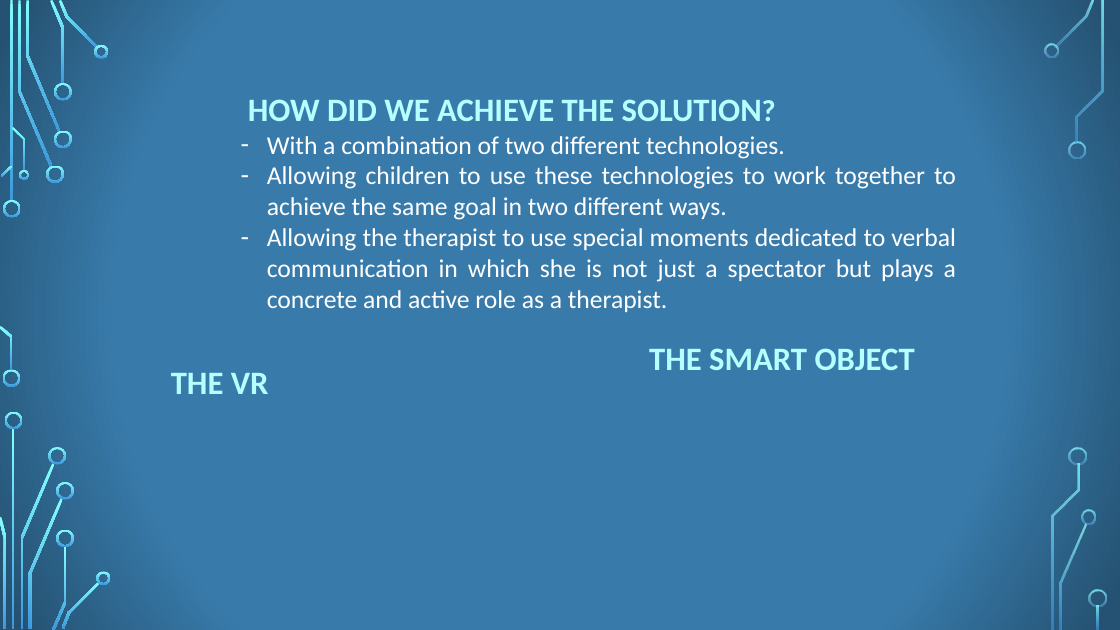
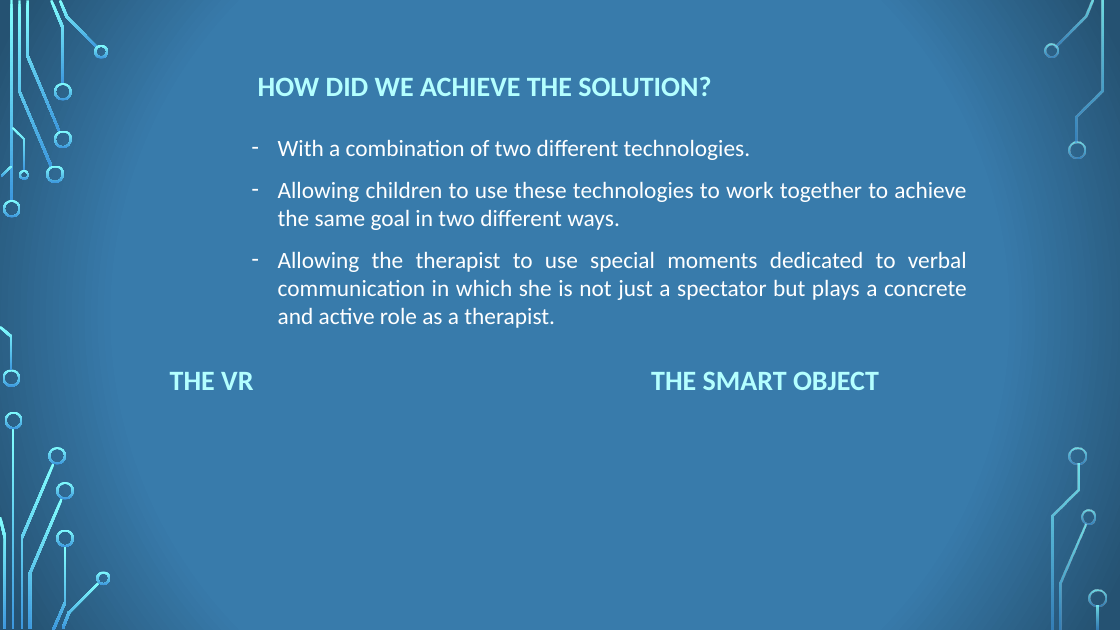
Before and after one commit to Ciuse/TamaDolphin, a slide deck: slide 5 of 13_TANGIBLEVR_2018_19_PITCH.pptx. Drawn at 1120x630 pixels with LibreOffice and Linux fonts; fonts in the diff are those of the drawing; background and template pictures are left out. Boxes give left, top, right and bottom in pixels: in the first picture for what was removed or moved away, otherwise in the second. Text is boxed around its words. In the diff, an @@ line names an element or a change of style, - is before the commit and + after.

```diff
--- a/13_TANGIBLEVR_2018_19_PITCH.pptx
+++ b/13_TANGIBLEVR_2018_19_PITCH.pptx
@@ text "HOW DID WE ACHIEVE THE ...": place and size @@
-text "HOW DID WE ACHIEVE THE ..." at <box>248,99,956,312</box>
+text "HOW DID WE ACHIEVE THE ..." at <box>258,77,967,328</box>
@@ text "HOW DID WE ACHIEVE THE ..." at <box>258,77,967,328</box>: size 28 to 24 pt in "HOW DID WE ACHIEVE THE SOLUTION?"; size 26 to 24 pt in "SOLUTION?"; size 22 to 20 pt; more space between paragraphs @@
@@ text "THE VR" at <box>170,372,253,390</box>: size 28 to 24 pt @@
@@ text "THE SMART OBJECT" at <box>651,371,879,390</box>: size 28 to 24 pt @@
@@ text "THE SMART OBJECT": place and size @@
-text "THE SMART OBJECT" at <box>649,348,915,370</box>
+text "THE SMART OBJECT" at <box>651,371,879,390</box>
```
Also in this commit, not shown: 8 other slides changed, 1 slide added, 1 slide removed, 2 other files.
